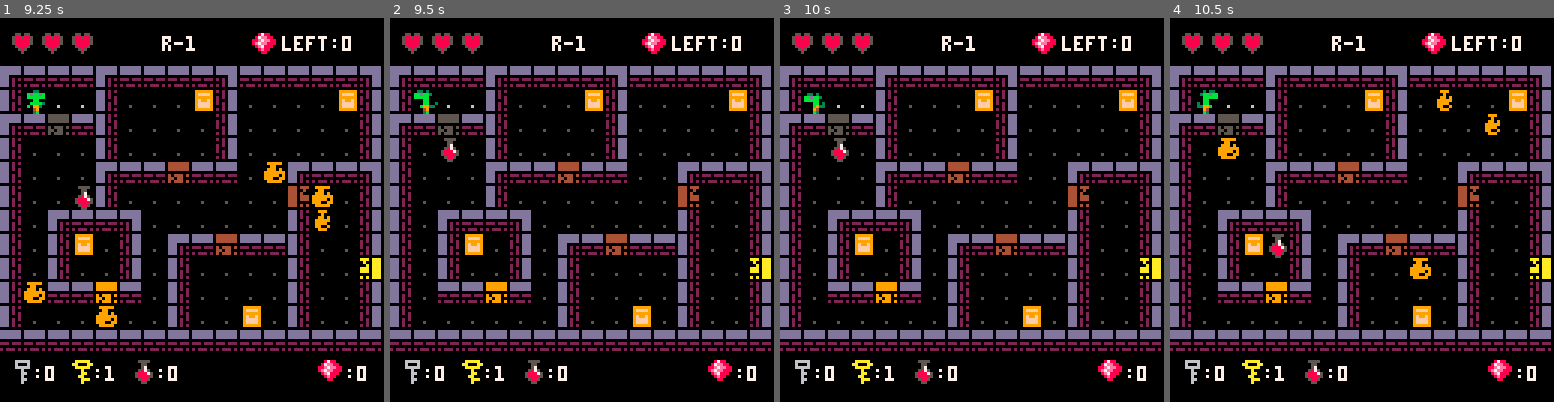
Above: before the commit, frames 1-4 (left to right).
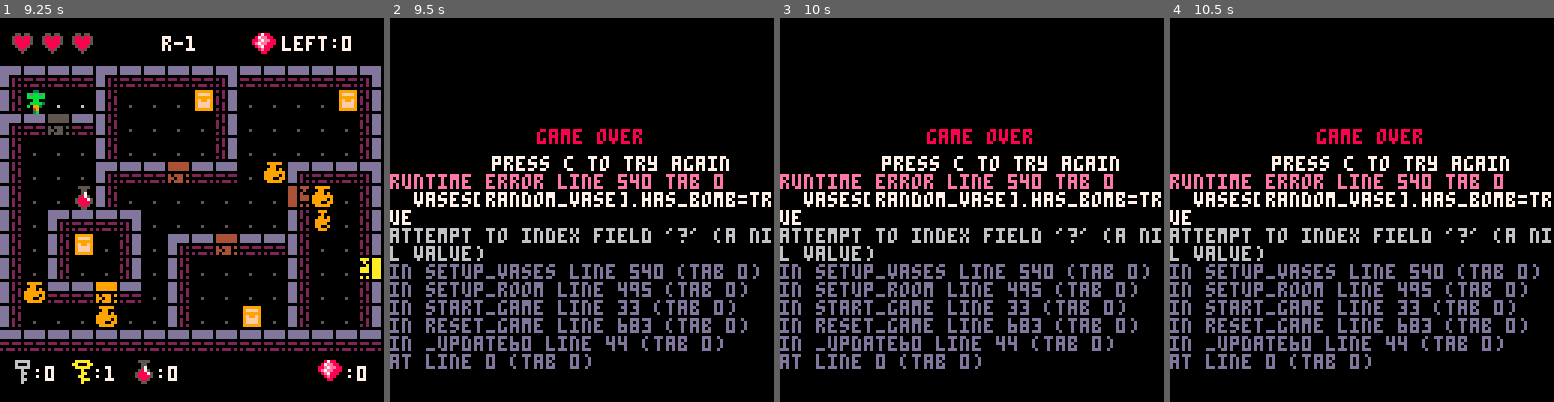
Above: after the commit, the same moments.

Repository: robotspacefish/dungeon_dino
Game: PICO-8 cartridge dungeon_dino.p8
Same seed, same stepped clock (60 frames per second), same inputs: the game is played once before the commit and once after it.
Inputs:
- Up to frame 1 (9.25 s): tap O (Z key) at 0.33, 0.7, 1.43, 2.22, 3.1, 3.98, 4.87, 5.75, 6.63, 7.52, 8.4 s; tap X (X key) at 1.07, 2.07, 2.4, 2.73, 3.07, 3.4, 3.73, 4.07, 4.4, 4.73, 5.07, 5.4, 5.73, 6.07, 6.4, 6.73, 7.07, 7.4, 7.73, 8.07, 8.4, 8.73, 9.07 s; hold Left 1.97-2.37 s; hold Down 2.42-2.82 s; hold Right 2.87-3.53 s; hold Up 3.58-4.08 s; hold Right 4.13-4.53 s; hold Down 4.58-5.08 s; hold Left 5.13-5.8 s; hold Up 5.85-6.18 s; hold Left 6.23-6.63 s; hold Down 6.68-7.08 s; hold Right 7.13-7.8 s; hold Up 7.85-8.35 s; hold Right 8.4-8.8 s; hold Down from 8.85 s (still down)
- Up to frame 2 (9.5 s): tap O (Z key) at 9.28 s; release Down at 9.35 s; tap X (X key) at 9.4 s; hold Left from 9.4 s (still down)
- Up to frame 3 (10 s): keep holding Left; tap X (X key) at 9.73 s
- Up to frame 4 (10.5 s): release Left at 10.07 s; tap X (X key) at 10.07, 10.4 s; hold Up 10.12-10.45 s; tap O (Z key) at 10.17 s

Frame 1 is identical in both runs. In frame 2, 31% of the frame differs, in the area x 0-100%, y 3-96%; in frame 3, 31%; in frame 4, 32%.
Error after the commit: runtime error line 540 tab 0; vases[random_vase].has_bomb=true; attempt to index field '?' (a nil value)

Commit message:
hide random bombs in vases

Diff:
--- a/dungeon_dino.p8
+++ b/dungeon_dino.p8
@@ -100,7 +100,6 @@
 			obj:draw()
 		end
 
-		--todo uncomment
 		ui()
 
 		display_debug()
@@ -132,18 +131,17 @@
 				if obj.name=="vase" then
 					--todo vase smash sfx for different size vases
 				current_room.vases_left-=1
+				obj.is_smashed=true --todo for future use?
 				mset(obj.x,obj.y,sm_vase_spr[4]) --todo lg & sm
+
+				--check vase for bomb
+				if (obj.has_bomb) player.health-=1
 			end
 
 			if obj.name=="potion" then
 				player:heal()
 				mset(obj.x,obj.y,floor_spr[1])
 			end
-
-			if obj.name=="bomb" then
-				--todo
-			end
-
 		del(game_objects, obj)
 end
 --
@@ -477,10 +475,14 @@
 			local frameset=anim[direction+1]
 		return frameset[flr(framecounter/11)%#frameset+1]
 end
-
-function create_bomb(x,y)
-	return create_game_object("bomb",x,y)
-end
+-- todo unused, currently just adding bombs to vases via boolean has_bomb
+-- function create_bomb(x,y)
+-- 	return create_game_object("bomb",x,y,{
+-- 		draw=function(self)
+-- 			-- spr(bomb_spr[1],self.x*8,self.y*8)
+-- 		end
+-- 	})
+-- end
 
 function create_potion(x,y)
 	return create_game_object("potion",x,y,{
@@ -513,6 +515,7 @@
 
 function setup_vases(c_room)
 	--todo iterate over tiles randomly so vases are more spread around
+	local vases={}
 	local vase_types={lg_vase_spr[1],sm_vase_spr[1]}
 	--todo play with this min/max
 	-- local total_vases=flr(rnd(#c_room.empty_tiles/3))+#c_room.empty_tiles/2
@@ -522,17 +525,28 @@
 		if r==0 then
 			c_room.vases_left+=1
 			local v_spr=vase_types[flr(rnd(2))+1]
-			create_vase(t.x,t.y,v_spr)
+			local vase=create_vase(t.x,t.y,v_spr)
 			del(c_room.empty_tiles,t)
 			mset(t.x,t.y,0) --set transparent sprite on tile
 			-- total_vases-=1 --todo
+			add(vases,vase)
 		end
 			-- if total_vases==0 then break end --todo
 	end
+
+	--place bombs
+	local i
+	for i=1,c_room.max_bombs do
+		local random_vase=flr(rnd(#vases))+1
+		-- create_bomb(vases[random_vase].x,vases[random_vase].y)
+
+		vases[random_vase].has_bomb=true
+	end
 end
 
 --todo refactor: combine with setup_vases
 function setup_room_items(c_room)
+	-- place potion(s)
 		local heals=flr(rnd(current_room.max_heal))
 		local h
 		for h=0,heals do
@@ -561,6 +575,7 @@
 function create_vase(x,y,v_spr) --todo randomly generate x,y
 	return create_game_object("vase",x,y,{
 		v_spr=v_spr,
+		has_bomb=false,
 		is_smashed=false,
 		draw=function(self)
 			--todo random vase size
